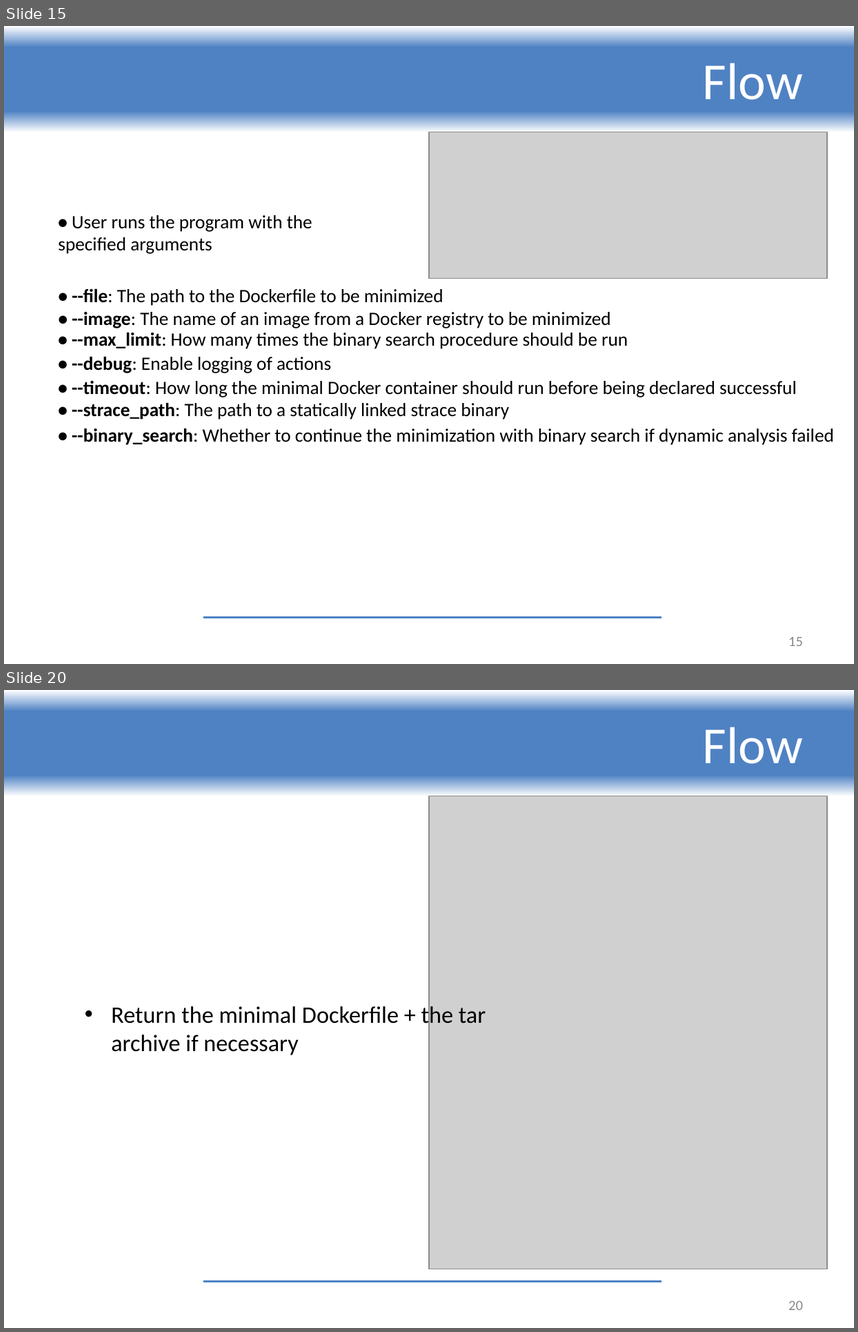
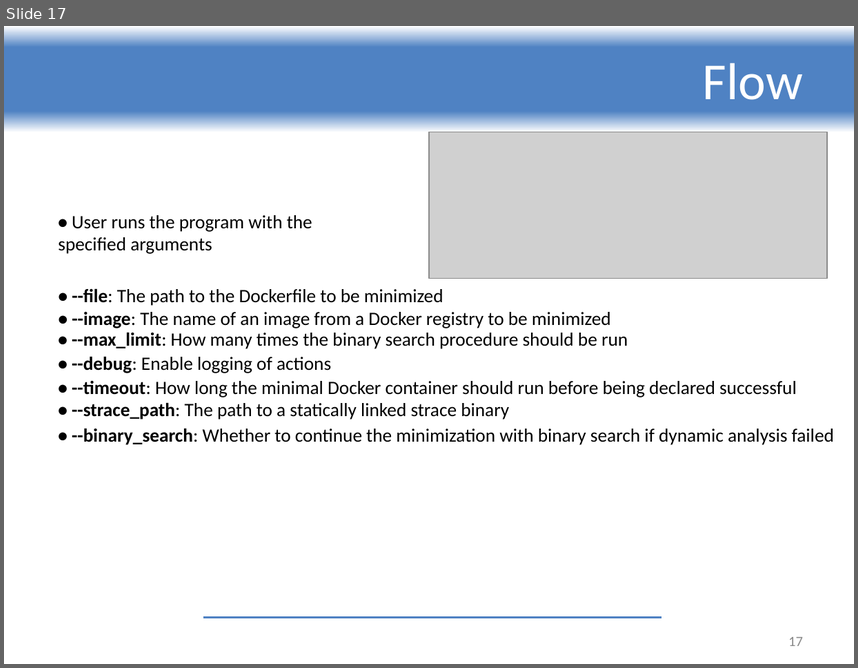
Before and after one commit to ReGeLePuMa/diploma, a slide deck: thesis/Diploma 2024-2025 - PETREA Andrei.pptx. Shown one above the other, each under a label of ours: slides 15 and 20 before the commit, slide 17 after it; the slides between them are not shown. The pictures are 858x1332 and 858x668 pixels, drawn with LibreOffice and Linux fonts; fonts in the diff are those of the drawing; grey boxes stand for pictures; background and template pictures are left out. Boxes give left, top, right and bottom in pixels: in the first picture for what was removed or moved away, otherwise in the second. Text is boxed around its words. In the diff, an @@ line names an element or a change of style, - is before the commit and + after.

```diff
--- a/thesis/Diploma 2024-2025 - PETREA Andrei.pptx
+++ b/thesis/Diploma 2024-2025 - PETREA Andrei.pptx
@@ slide 20 removed at (4, 690, 854, 1328), background #FFFFFF; not listed: 2 template elements that a slide beside it also shows @@
@@ title removed at (703, 727, 803, 764) @@
-Flow
@@ picture removed at (429, 796, 827, 1269) @@
@@ text removed at (111, 1003, 486, 1055) @@
-• Return the minimal Dockerfile + the tar archive if necessary
@@ page number removed at (789, 1301, 803, 1310) @@
-20
@@ what was slide 15 is now slide 17 @@
@@ page number at (789, 637, 803, 646): text changed @@
-15
+17
```
Also in this commit, not shown: 5 slides changed, 4 other slides removed.
